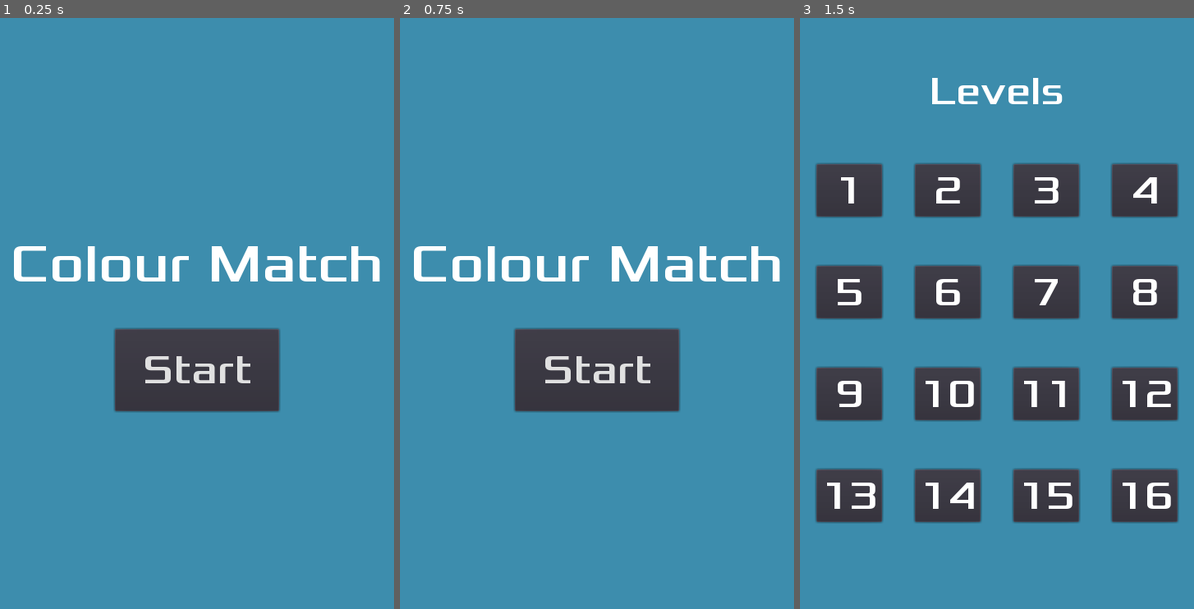
Above: before the commit, frames 1-3 (left to right).
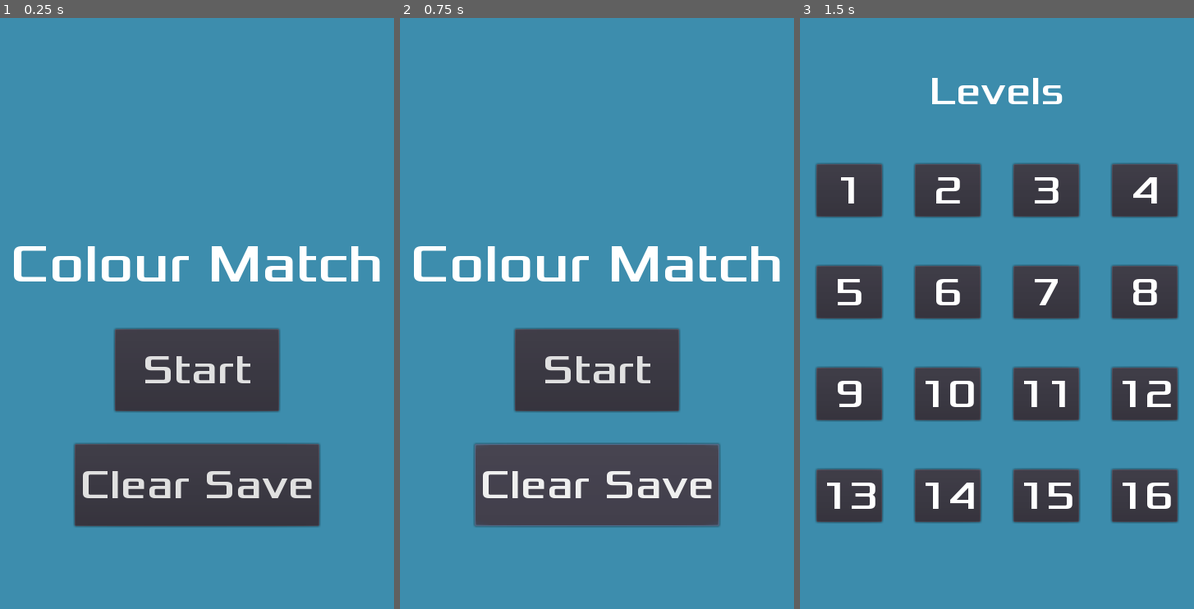
Above: after the commit, the same moments.

Repository: JBonser/colour-match
Game: Godot game, scene res://Main.tscn
Same seed, same stepped clock (60 frames per second), same inputs: the game is played once before the commit and once after it.
Inputs (mouse positions are in pixels of both pictures, inside the frame that each line leads up to):
- Up to frame 1 (0.25 s): no input
- Up to frame 2 (0.75 s): click (597, 484) at 0.5 s, where only the run after the commit has a clickable "Clear Save"
- Up to frame 3 (1.5 s): click "Start" at 1.25 s

The runs differ from the first frame. In frame 1, 9.0% of the frame differs, in the area x 18-82%, y 71-87%; in frame 2, 9.0%; in frame 3, nothing differs.

Commit message:
Added Clear Save Button
I needed an easy way to clear the
save data when on my phone so I
added a button onto the main menu

Diff:
--- a/Main.gd
+++ b/Main.gd
@@ -2,3 +2,6 @@
 
 func _on_StartButton_pressed():
     get_tree().change_scene("res://LevelScreen.tscn")
+
+func _on_ClearSaveButton_pressed():
+    globals.clear_save()
--- a/Main.tscn
+++ b/Main.tscn
@@ -19,7 +19,7 @@
 font_data = ExtResource( 2 )
 _sections_unfolded = [ "Font", "Settings" ]
 
-[node name="Main" type="Node"]
+[node name="Main" type="Node" index="0"]
 
 script = ExtResource( 1 )
 
@@ -106,4 +106,34 @@
 align = 1
 _sections_unfolded = [ "Margin", "Size Flags", "custom_fonts" ]
 
+[node name="ClearSaveButton" type="Button" parent="VBoxContainer" index="2"]
+
+anchor_left = 0.0
+anchor_top = 0.0
+anchor_right = 0.0
+anchor_bottom = 0.0
+margin_left = 91.0
+margin_top = 259.0
+margin_right = 389.0
+margin_bottom = 359.0
+rect_min_size = Vector2( 200, 100 )
+rect_pivot_offset = Vector2( 0, 0 )
+rect_clip_content = false
+focus_mode = 1
+mouse_filter = 0
+mouse_default_cursor_shape = 0
+size_flags_horizontal = 4
+size_flags_vertical = 1
+custom_fonts/font = SubResource( 2 )
+toggle_mode = false
+enabled_focus_mode = 1
+shortcut = null
+group = null
+text = "Clear Save"
+flat = false
+align = 1
+_sections_unfolded = [ "Margin", "Size Flags", "custom_fonts" ]
+
 [connection signal="pressed" from="VBoxContainer/StartButton" to="." method="_on_StartButton_pressed"]
+
+[connection signal="pressed" from="VBoxContainer/ClearSaveButton" to="." method="_on_ClearSaveButton_pressed"]
--- a/ScoreScreen.tscn
+++ b/ScoreScreen.tscn
@@ -19,7 +19,7 @@
 font_data = ExtResource( 2 )
 _sections_unfolded = [ "Font", "Settings" ]
 
-[node name="ScoreScreen" type="CanvasLayer" index="0"]
+[node name="ScoreScreen" type="CanvasLayer"]
 
 layer = 1
 offset = Vector2( 0, 0 )
--- a/global.gd
+++ b/global.gd
@@ -49,3 +49,8 @@
         CompletedLevels = levels
 
     save_game.close()
+
+func clear_save():
+    CompletedLevels.clear()
+    var dir = Directory.new()
+    dir.remove(SaveGamePath)
